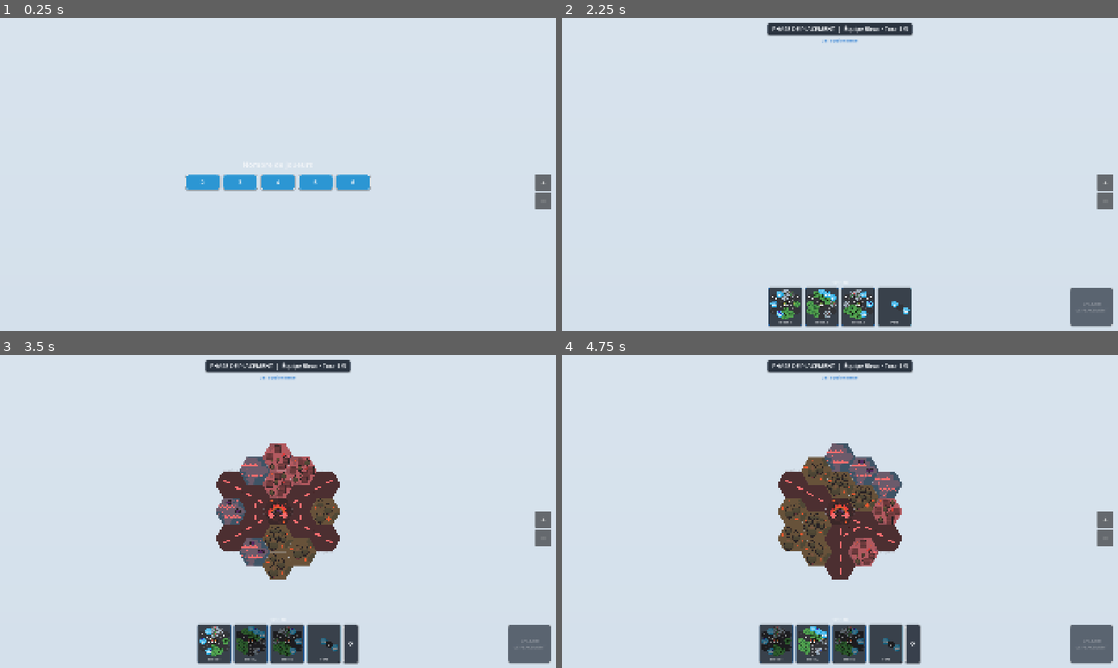
Above: before the commit, frames 1-4 (two rows, left to right).
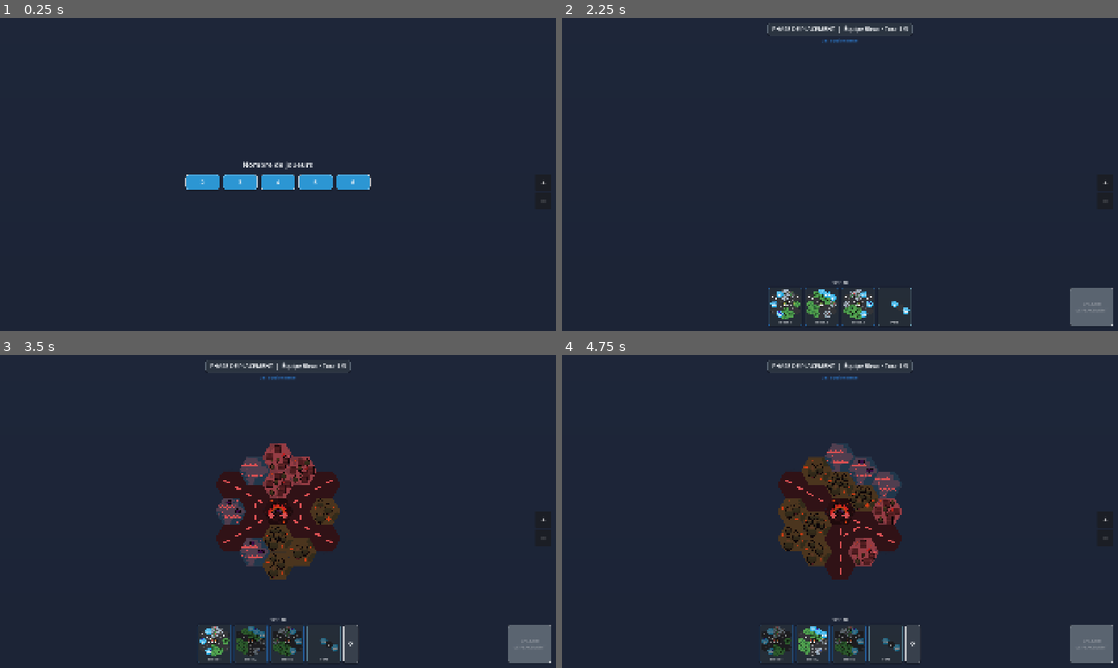
Above: after the commit, the same moments.

Repository: yoann-shopopop/shopopop-express
Game: Godot game, scene res://scenes/main.tscn
The game is run twice, just before and just after one commit, with the same random seed, the same clock (stepped at 60 frames per second) and the same inputs.
Inputs (mouse positions are in pixels of both pictures, inside the frame that each line leads up to):
- Up to frame 1 (0.25 s): no input
- Up to frame 2 (2.25 s): click "+" at 0.5 s; click "−" at 1.25 s; click "2" at 2 s
- Up to frame 3 (3.5 s): click (222, 639) at 2.77 s
- Up to frame 4 (4.75 s): click (778, 639) at 3.52 s; click (812, 639) at 4.27 s

The runs differ from the first frame. In frame 1, 99% of the frame differs, in the area x 0-100%, y 0-100%; in frame 2, 95%; in frame 3, 95%; in frame 4, 95%.

Commit message:
feat(ui): fond sombre agréable + cartes de livraison encore agrandies
Le backdrop passe d'un dégradé clair (qui éblouissait) à un dégradé sombre
bleu-ardoise -> navy (placement + jeu). Libellés DECK/DÉFAUSSE repassés en texte
clair pour le fond sombre. Cartes de la liste de livraison agrandies (×1.25 ->
×1.4, espacement 3.9).

Co-Authored-By: Claude Opus 4.8 (1M context) <noreply@anthropic.com>

Diff:
--- a/src/game/game_root.gd
+++ b/src/game/game_root.gd
@@ -147,8 +147,8 @@
 	if _delivery_list != null:
 		# Left column: big readable cards with a CONSTANT on-screen gap (row_step is constant×zoom, not
 		# size-dependent), stacked down the left edge.
-		var left_origin := center + Vector3(-half_w * 0.72, 1.0, -half_h * 0.55)
-		_delivery_list.layout(left_origin, 3.5 * zoom, 1.25 * zoom)
+		var left_origin := center + Vector3(-half_w * 0.70, 1.0, -half_h * 0.55)
+		_delivery_list.layout(left_origin, 3.9 * zoom, 1.4 * zoom)
 
 
 func _spawn_pawn(player: Player) -> void:
--- a/src/main.gd
+++ b/src/main.gd
@@ -155,16 +155,16 @@
 
 
 func _build_environment() -> void:
-	# Light, airy backdrop (mockup feel). The gradient must live in the 3D world, BEHIND the board:
+	# Dark, soft backdrop (easy on the eyes). The gradient must live in the 3D world, BEHIND the board:
 	# a CanvasLayer (even at a negative layer) always draws on top of the 3D viewport, which would hide
 	# the board and the placement ghost. So we use a large unshaded ground plane below the tiles; the
 	# top-down ortho camera renders it as the background. The flat env clear color matches its bottom.
 	var env := Environment.new()
 	env.background_mode = Environment.BG_COLOR
-	env.background_color = Color("c2d2e0")  # matches the gradient's bottom, for any pan past the plane
+	env.background_color = Color("161b26")  # matches the gradient's bottom, for any pan past the plane
 	env.ambient_light_source = Environment.AMBIENT_SOURCE_COLOR
-	env.ambient_light_color = Color("eaf1f8")
-	env.ambient_light_energy = 0.8
+	env.ambient_light_color = Color("8a94a8")
+	env.ambient_light_energy = 0.75
 	var holder := WorldEnvironment.new()
 	holder.environment = env
 	add_child(holder)
@@ -184,7 +184,7 @@
 		+ "void fragment() { ALBEDO = mix(top_color, bottom_color, UV.y); }"
 	var mat := ShaderMaterial.new()
 	mat.shader = shader
-	mat.set_shader_parameter("top_color", Color("eaf1f8"))
-	mat.set_shader_parameter("bottom_color", Color("c2d2e0"))
+	mat.set_shader_parameter("top_color", Color("28324a"))
+	mat.set_shader_parameter("bottom_color", Color("161b26"))
 	backdrop.material_override = mat
 	add_child(backdrop)
--- a/src/ui/play_hud.gd
+++ b/src/ui/play_hud.gd
@@ -185,7 +185,7 @@
 	lbl.text = caption
 	lbl.horizontal_alignment = HORIZONTAL_ALIGNMENT_CENTER
 	lbl.add_theme_font_size_override("font_size", 18)
-	lbl.add_theme_color_override("font_color", UITheme.PANEL_DARK)  # dark text on the light backdrop
+	lbl.add_theme_color_override("font_color", UITheme.TEXT)  # light text on the dark backdrop
 	col.add_child(lbl)
 	return col
 
